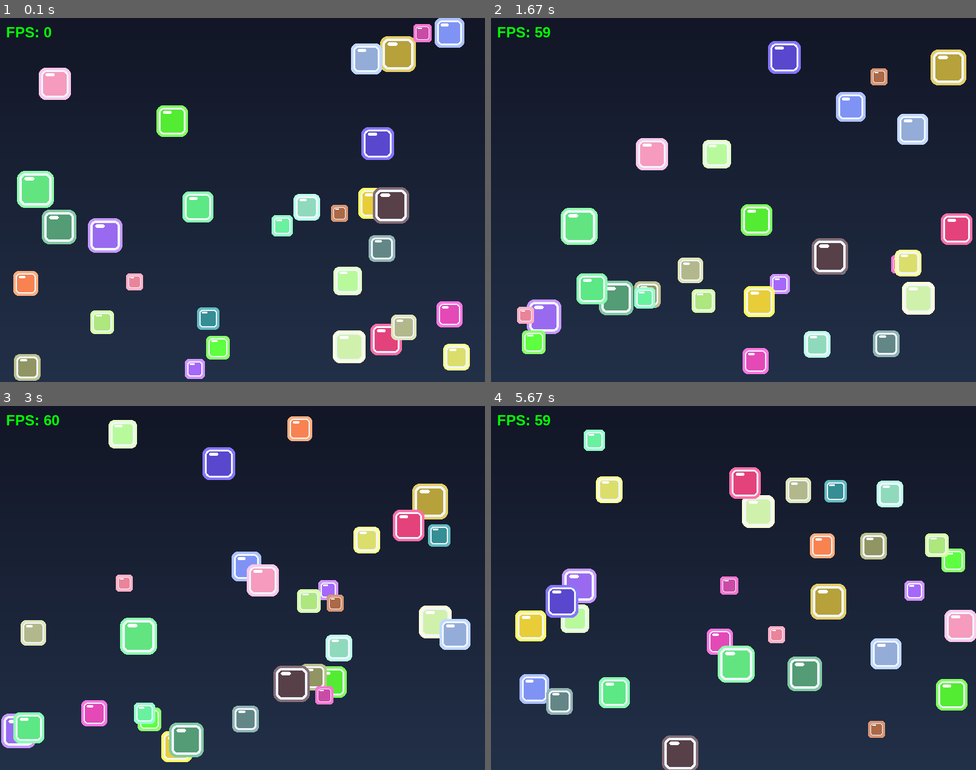
Above: before the commit, frames 1-4 (two rows, left to right).
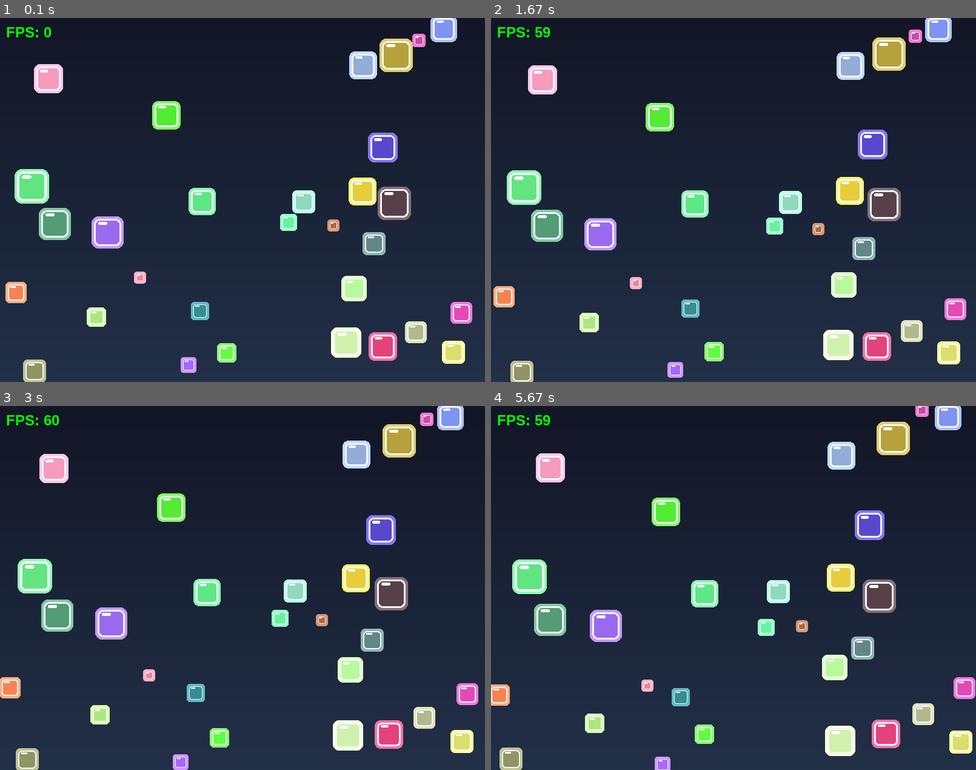
Above: after the commit, the same moments.

Repository: JustinDCosta/lab10-updated-pygame
Game: pygame game, started from main.py
Same seed, same stepped clock (60 frames per second), same inputs: the game is played once before the commit and once after it.
Inputs:
- Up to frame 1 (0.1 s): no input
- Up to frame 2 (1.67 s): no input
- Up to frame 3 (3 s): no input
- Up to frame 4 (5.67 s): no input

The runs differ from the first frame. In frame 1, 12% of the frame differs, in the area x 1-98%, y 0-100%; in frame 2, 22%; in frame 3, 21%; in frame 4, 22%, in the area x 0-100%, y 0-100%.

Commit message:
Enforce strict small-vs-big clearance and non-penetration

Diff:
--- a/main.py
+++ b/main.py
@@ -13,13 +13,13 @@
 FPS: int = 60
 
 SQUARE_COUNT: int = 30  # Number of squares to draw
-SQUARE_SIZE: int = 30
-SQUARE_MIN_SIZE: int = 18  # Smallest square size
-SQUARE_MAX_SIZE: int = 54  # Largest square size
+SQUARE_SIZE: int = 20
+SQUARE_MIN_SIZE: int = 10  # Smallest square size
+SQUARE_MAX_SIZE: int = 50  # Largest square size
 SQUARE_BORDER_COLOR: tuple[int, int, int] = (240, 246, 255)
-SPEED_MIN: int = 60
-SPEED_MAX: int = 240
-GLOBAL_MAX_SPEED: float = 360.0
+SPEED_MIN: int = 2
+SPEED_MAX: int = 4
+GLOBAL_MAX_SPEED: float = 8.0
 COLOR_MIN: int = 50
 COLOR_MAX: int = 255
 JITTER_CHANCE: float = 0.05
@@ -29,6 +29,8 @@
 # Flee behavior scaffold values
 FLEE_CHECK_RADIUS: float = 180.0
 FLEE_ACCELERATION: float = 420.0
+FLEE_SAFE_MARGIN: float = 14.0
+CLEARANCE_SOLVER_PASSES: int = 6
 
 
 @dataclass
@@ -52,8 +54,8 @@
     # size_factor is in the 0-1 range, where 1 means the smallest square.
     size_factor = (SQUARE_MAX_SIZE - size) / max(1, (SQUARE_MAX_SIZE - SQUARE_MIN_SIZE))
 
-    # Scale speed from 60.0 up to GLOBAL_MAX_SPEED.
-    max_speed = 60.0 + (GLOBAL_MAX_SPEED - 60.0) * size_factor
+    # Scale speed from SPEED_MIN up to GLOBAL_MAX_SPEED.
+    max_speed = float(SPEED_MIN) + (GLOBAL_MAX_SPEED - float(SPEED_MIN)) * size_factor
     max_speed = min(max_speed, GLOBAL_MAX_SPEED)  # Keep within the global limit
 
     x = random.randint(0, SCREEN_WIDTH - size)
@@ -76,7 +78,10 @@
 
 def create_squares(count: int) -> list[Square]:
     """Create a list of random squares."""
-    return [create_random_square() for _ in range(count)]
+    squares = [create_random_square() for _ in range(count)]
+    # Initial spawn can overlap; run a few separation passes to clean it up.
+    enforce_small_big_clearance(squares)
+    return squares
 
 
 def _apply_boundary(square: Square) -> None:
@@ -107,6 +112,11 @@
     return (square.x + square.size * 0.5, square.y + square.size * 0.5)
 
 
+def _set_square_center(square: Square, cx: float, cy: float) -> None:
+    square.x = cx - square.size * 0.5
+    square.y = cy - square.size * 0.5
+
+
 def _clamp_speed(square: Square) -> None:
     speed = math.hypot(square.vx, square.vy)
     if speed > square.max_speed and speed > 0:
@@ -115,6 +125,54 @@
         square.vy *= scale
 
 
+def _enforce_small_vs_big_separation(small: Square, big: Square) -> bool:
+    sx, sy = _square_center(small)
+    bx, by = _square_center(big)
+
+    diff_x = sx - bx
+    diff_y = sy - by
+    distance = math.hypot(diff_x, diff_y)
+
+    minimum_distance = small.size * 0.5 + big.size * 0.5 + FLEE_SAFE_MARGIN
+    if distance >= minimum_distance:
+        return False
+
+    if distance <= 1e-6:
+        dir_x, dir_y = 1.0, 0.0
+    else:
+        dir_x, dir_y = diff_x / distance, diff_y / distance
+
+    target_cx = bx + dir_x * minimum_distance
+    target_cy = by + dir_y * minimum_distance
+    _set_square_center(small, target_cx, target_cy)
+
+    # Remove inward velocity and add a small outward nudge.
+    inward_component = small.vx * dir_x + small.vy * dir_y
+    if inward_component < 0:
+        small.vx -= inward_component * dir_x
+        small.vy -= inward_component * dir_y
+
+    small.vx += dir_x * FLEE_ACCELERATION * 0.08
+    small.vy += dir_y * FLEE_ACCELERATION * 0.08
+    _clamp_speed(small)
+    _apply_boundary(small)
+    return True
+
+
+def enforce_small_big_clearance(squares: list[Square]) -> None:
+    """Ensure smaller squares keep a safe distance from larger squares."""
+    for _ in range(CLEARANCE_SOLVER_PASSES):
+        any_adjustment = False
+        for small in squares:
+            for big in squares:
+                if big is small or big.size <= small.size:
+                    continue
+                any_adjustment = _enforce_small_vs_big_separation(small, big) or any_adjustment
+
+        if not any_adjustment:
+            break
+
+
 def apply_random_trajectory_jitter(square: Square) -> None:
     """Keep movement slightly random by rotating velocity sometimes."""
     if random.random() < JITTER_CHANCE:
@@ -160,6 +218,8 @@
         square.vy += flee_accel_y * FLEE_ACCELERATION * dt
         _clamp_speed(square)
 
+    enforce_small_big_clearance(squares)
+
 
 def update_square(square: Square, dt: float) -> None:
     """Advance one square by one frame."""
@@ -177,6 +237,8 @@
 
     for square in squares:
         update_square(square, dt)
+
+    enforce_small_big_clearance(squares)
 
 
 def draw_background(screen: pygame.Surface) -> None:
--- a/test_main.py
+++ b/test_main.py
@@ -42,6 +42,7 @@
     SQUARE_SIZE,
     SQUARE_MIN_SIZE,
     SQUARE_MAX_SIZE,
+    FLEE_SAFE_MARGIN,
     SPEED_MIN,
     SPEED_MAX,
 )
@@ -299,6 +300,36 @@
         speed = math.hypot(small.vx, small.vy)
         assert speed <= 50.0 + 1e-6
 
+    def test_small_square_keeps_safe_distance_when_initially_overlapping(self):
+        """Small square should be pushed out to at least the configured safe margin."""
+        small = Square(x=120, y=120, vx=0.0, vy=0.0, color=(255, 0, 0), size=12, max_speed=8)
+        large = Square(x=130, y=120, vx=0.0, vy=0.0, color=(0, 255, 0), size=50, max_speed=4)
+
+        apply_flee_from_larger_squares([small, large], dt=1 / 60)
+
+        sx, sy = app._square_center(small)
+        bx, by = app._square_center(large)
+        distance = math.hypot(sx - bx, sy - by)
+        minimum_distance = small.size * 0.5 + large.size * 0.5 + FLEE_SAFE_MARGIN
+        assert distance >= minimum_distance - 1e-6
+
+    def test_small_square_does_not_penetrate_large_square_over_time(self):
+        """Small square should maintain clearance while trying to move toward a large square."""
+        small = Square(x=220, y=220, vx=4.0, vy=0.0, color=(255, 0, 0), size=12, max_speed=8)
+        large = Square(x=280, y=220, vx=0.0, vy=0.0, color=(0, 255, 0), size=50, max_speed=4)
+        squares = [small, large]
+
+        min_gap = float("inf")
+        for _ in range(240):
+            update_squares(squares, dt=1 / 60)
+            sx, sy = app._square_center(small)
+            bx, by = app._square_center(large)
+            center_dist = math.hypot(sx - bx, sy - by)
+            min_allowed = small.size * 0.5 + large.size * 0.5 + FLEE_SAFE_MARGIN
+            min_gap = min(min_gap, center_dist - min_allowed)
+
+        assert min_gap >= -1e-6
+
 
 class TestDrawSquare:
     """Tests for draw_square function."""
Not shown, changed: JOURNAL.md
